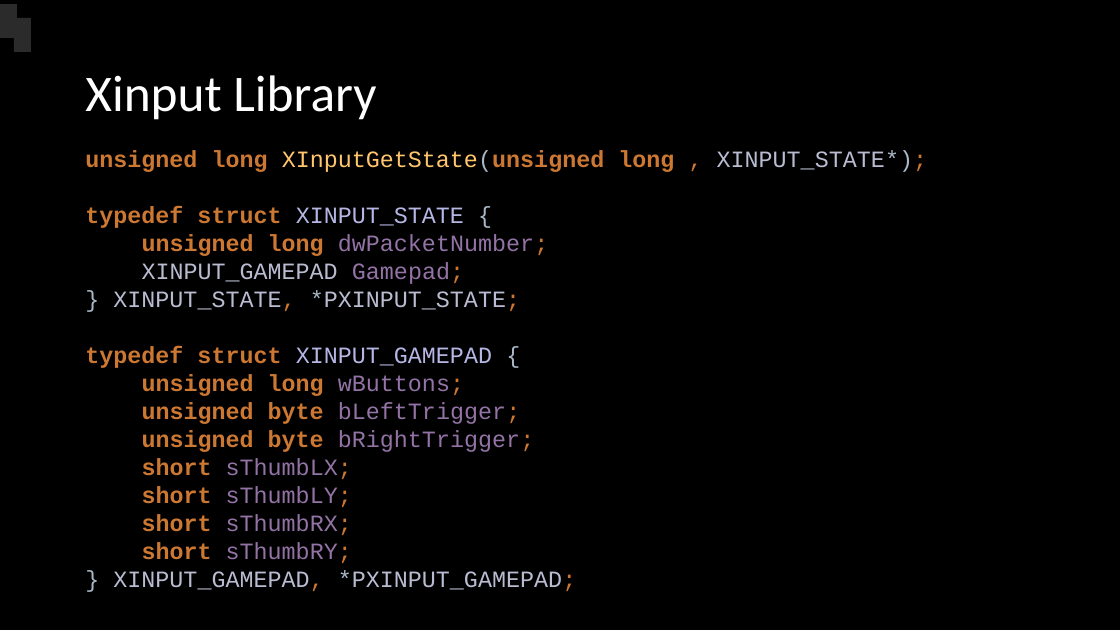
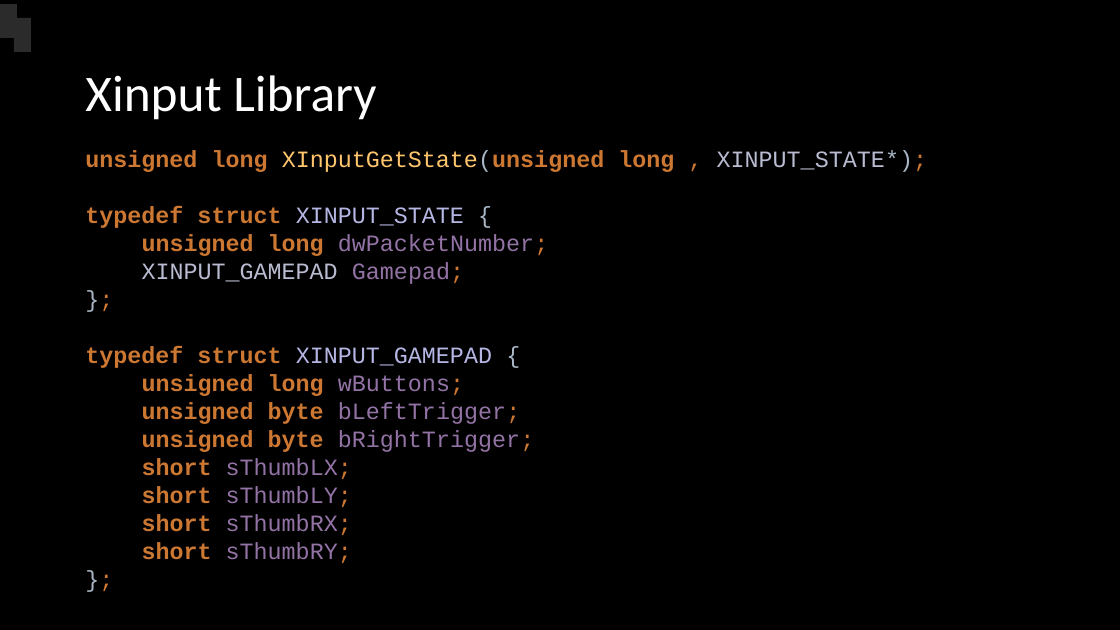
Before and after one commit to CozmoRobots/joystick, a slide deck: slide 7 of Xbox One Controller.pptx. Drawn at 1120x630 pixels with LibreOffice and Linux fonts; fonts in the diff are those of the drawing. Boxes give left, top, right and bottom in pixels: in the first picture for what was removed or moved away, otherwise in the second. Text is boxed around its words. In the diff, an @@ line names an element or a change of style, - is before the commit and + after.

Commit message:
changes

```diff
--- a/Xbox One Controller.pptx
+++ b/Xbox One Controller.pptx
@@ text at (85, 206, 548, 563): text changed @@
-typedef struct XINPUT_STATE {
-unsigned long dwPacketNumber;
-XINPUT_GAMEPAD Gamepad;
-} XINPUT_STATE, *PXINPUT_STATE;
-typedef struct XINPUT_GAMEPAD {
-unsigned long wButtons;
-unsigned byte bLeftTrigger;
-unsigned byte bRightTrigger;
-short sThumbLX;
-short sThumbLY;
-short sThumbRX;
-short sThumbRY;
-} XINPUT_GAMEPAD, *PXINPUT_GAMEPAD;
+typedef struct XINPUT_STATE {
+unsigned long dwPacketNumber;
+XINPUT_GAMEPAD Gamepad;
+};
+typedef struct XINPUT_GAMEPAD {
+unsigned long wButtons;
+unsigned byte bLeftTrigger;
+unsigned byte bRightTrigger;
+short sThumbLX;
+short sThumbLY;
+short sThumbRX;
+short sThumbRY;
+};
```
Also in this commit, not shown: 1 other slide changed.
